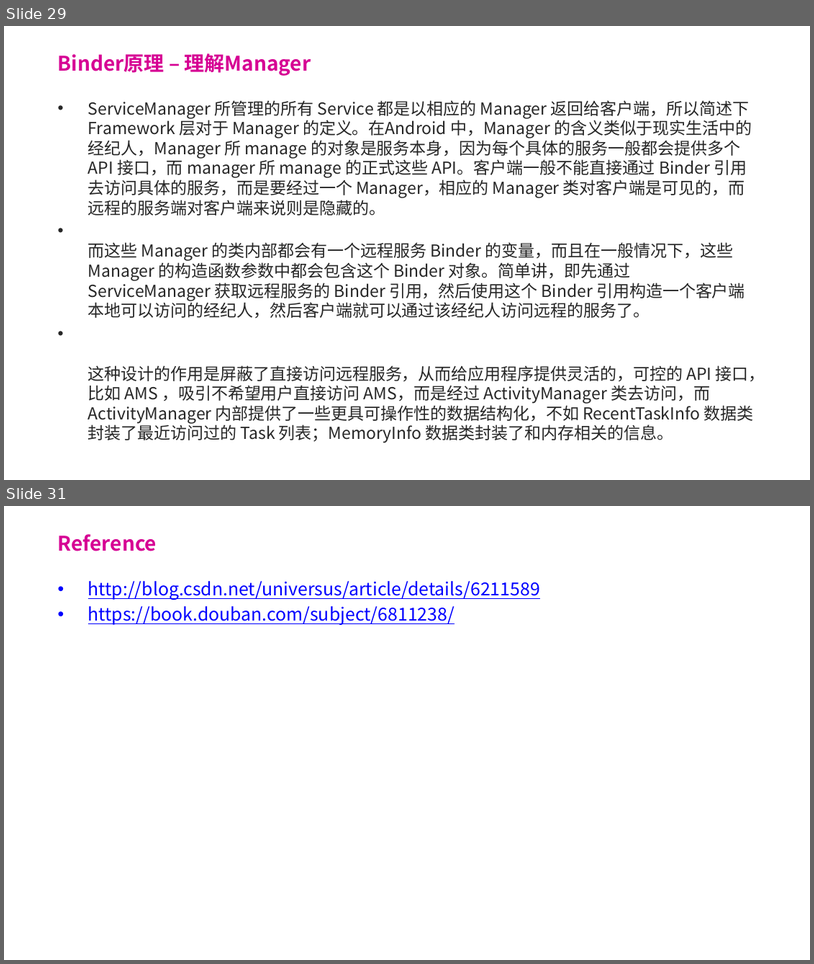
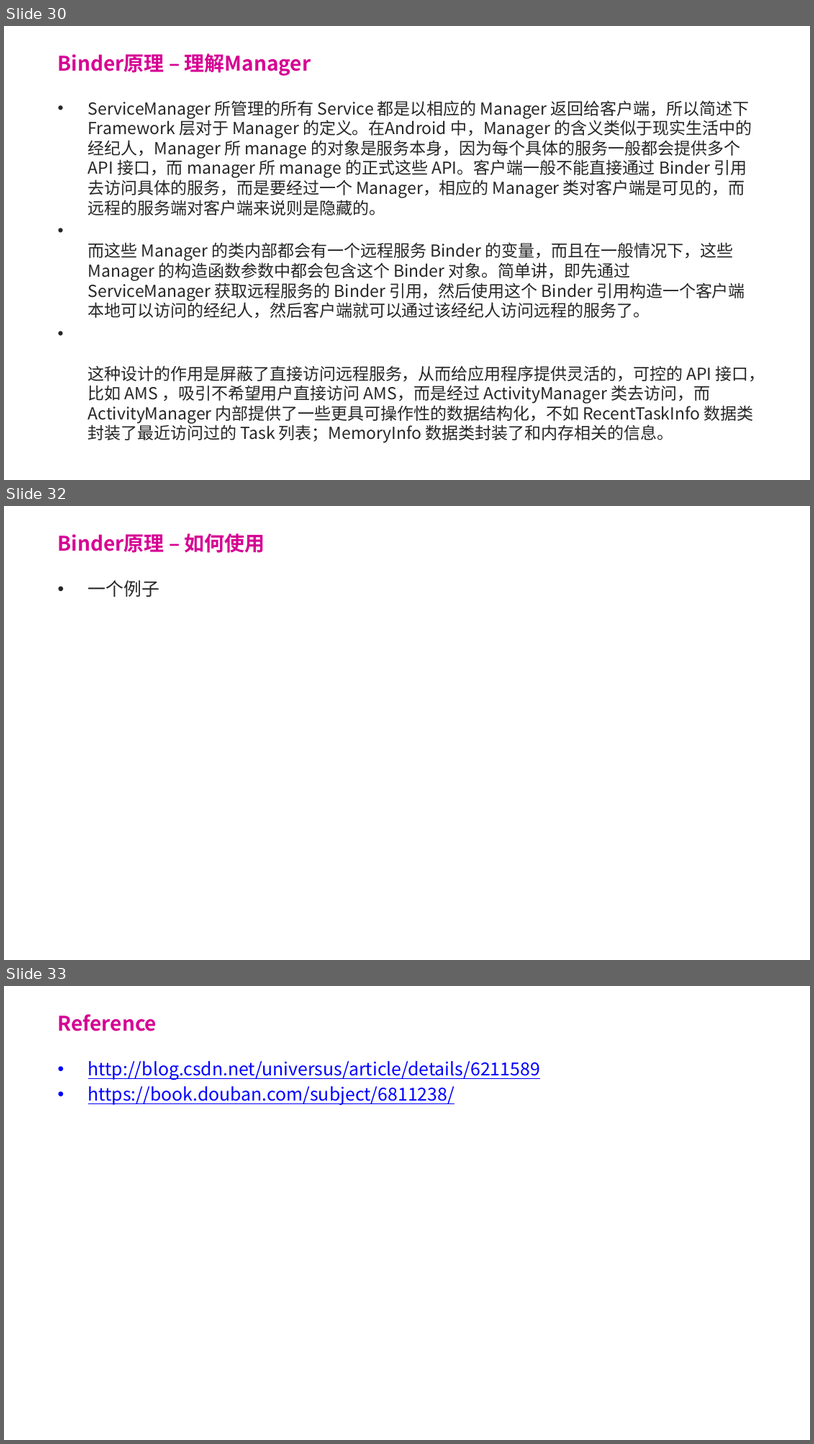
Before and after one commit to forsail/Study, a slide deck: notes/binder/binder简介.pptx. Shown one above the other, each under a label of ours: slides 29 and 31 before the commit, slides 30, 32 and 33 after it; the slides between them are not shown. The pictures are 814x964 and 814x1444 pixels, drawn with LibreOffice and Linux fonts; fonts in the diff are those of the drawing; background and template pictures are left out. Boxes give left, top, right and bottom in pixels: in the first picture for what was removed or moved away, otherwise in the second. Text is boxed around its words. In the diff, an @@ line names an element or a change of style, - is before the commit and + after.

```diff
--- a/notes/binder/binder简介.pptx
+++ b/notes/binder/binder简介.pptx
@@ slide 32 added at [4, 506, 810, 960], background picture (left out) @@
@@ title added at [58, 533, 265, 553], 18 pt, text #D60093, bold @@
+Binder原理 – 如何使用
@@ text added at [88, 580, 160, 597], 16 pt, text #262626 @@
+• 一个例子
@@ what was slide 29 is now slide 30 @@
@@ what was slide 31 is now slide 33 @@
```
Also in this commit, not shown: 16 slides changed, 1 other slide added.
